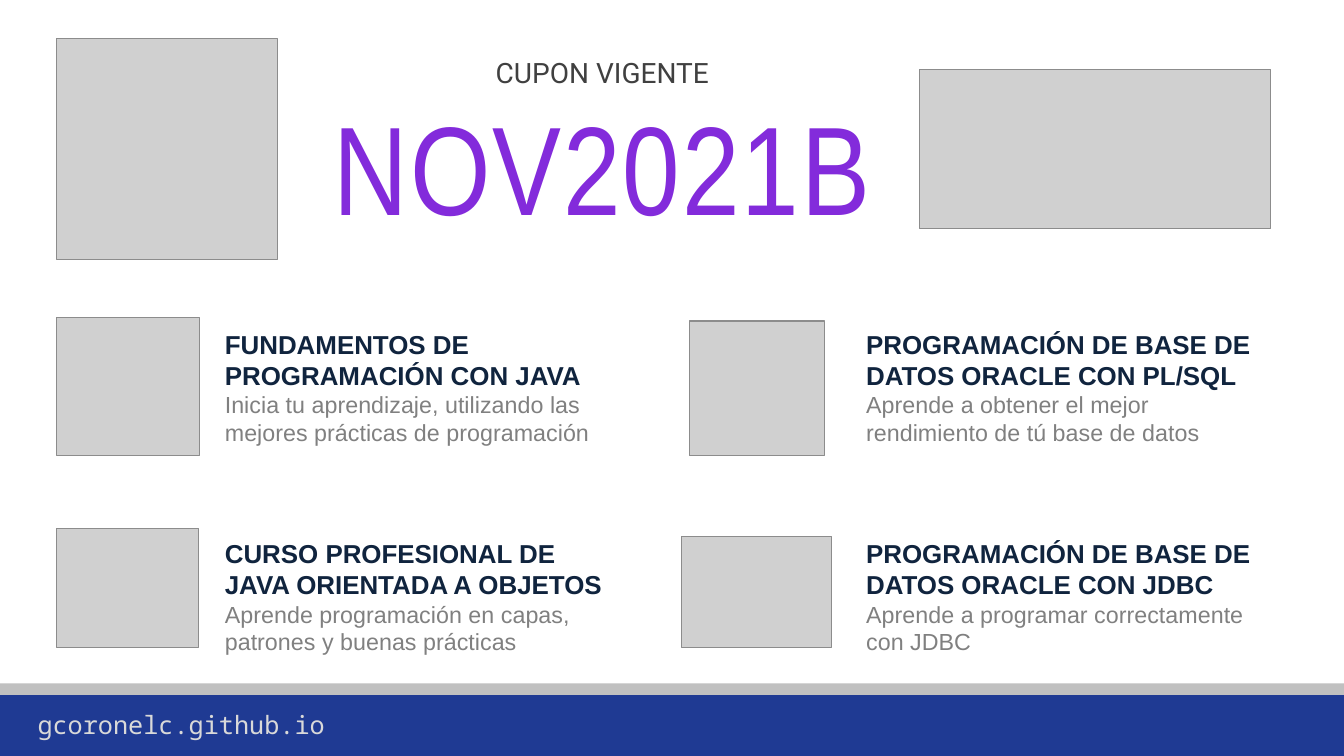
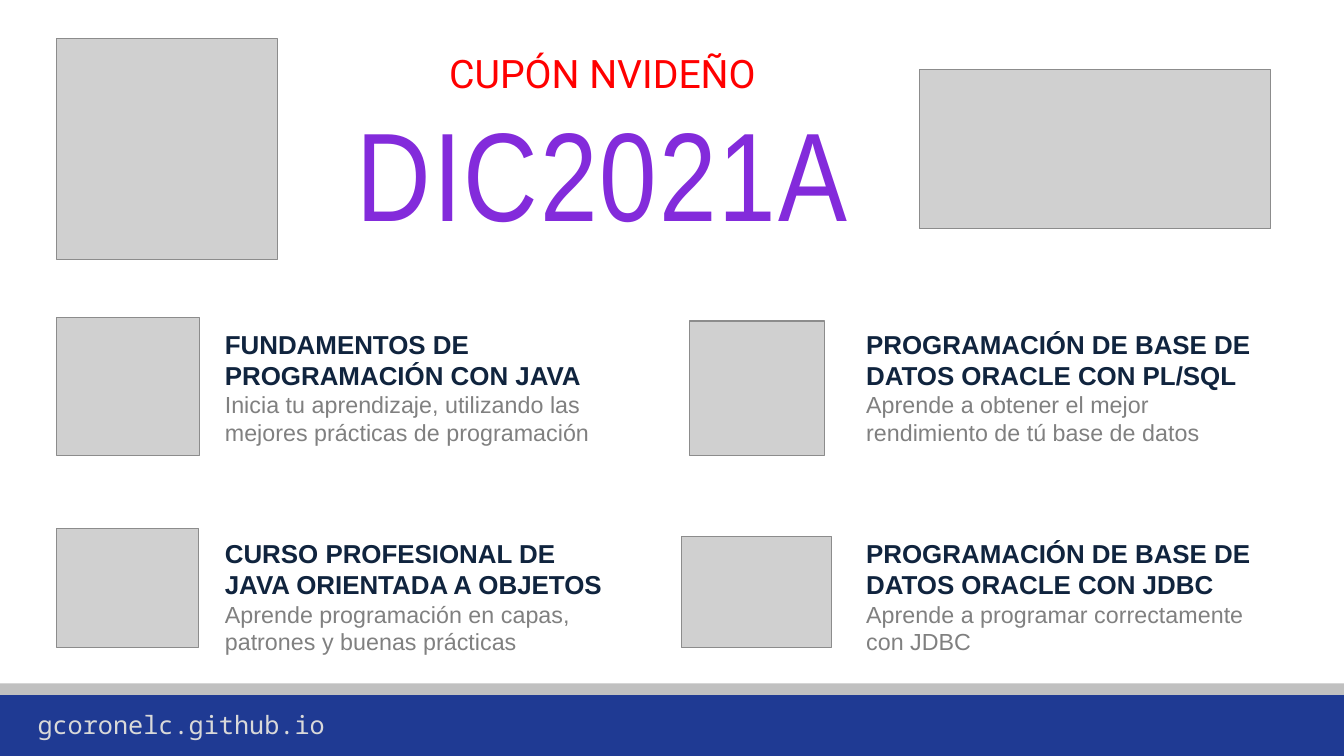
Before and after one commit to gcoronelc/gcoronelc.github.io, a slide deck: slide 3 of img/Publicidad.pptx. Drawn at 1344x756 pixels with LibreOffice and Linux fonts; fonts in the diff are those of the drawing; grey boxes stand for pictures; background and template pictures are left out. Boxes give left, top, right and bottom in pixels: in the first picture for what was removed or moved away, otherwise in the second. Text is boxed around its words. In the diff, an @@ line names an element or a change of style, - is before the commit and + after.

```diff
--- a/img/Publicidad.pptx
+++ b/img/Publicidad.pptx
@@ text at <box>357,52,848,223</box>: text changed; size 20 to 28 pt; text colour #404040 to #FF0000 @@
-CUPON VIGENTE
-NOV2021B
+CUPÓN NVIDEÑO
+DIC2021A
```
Also in this commit, not shown: 2 other files.
